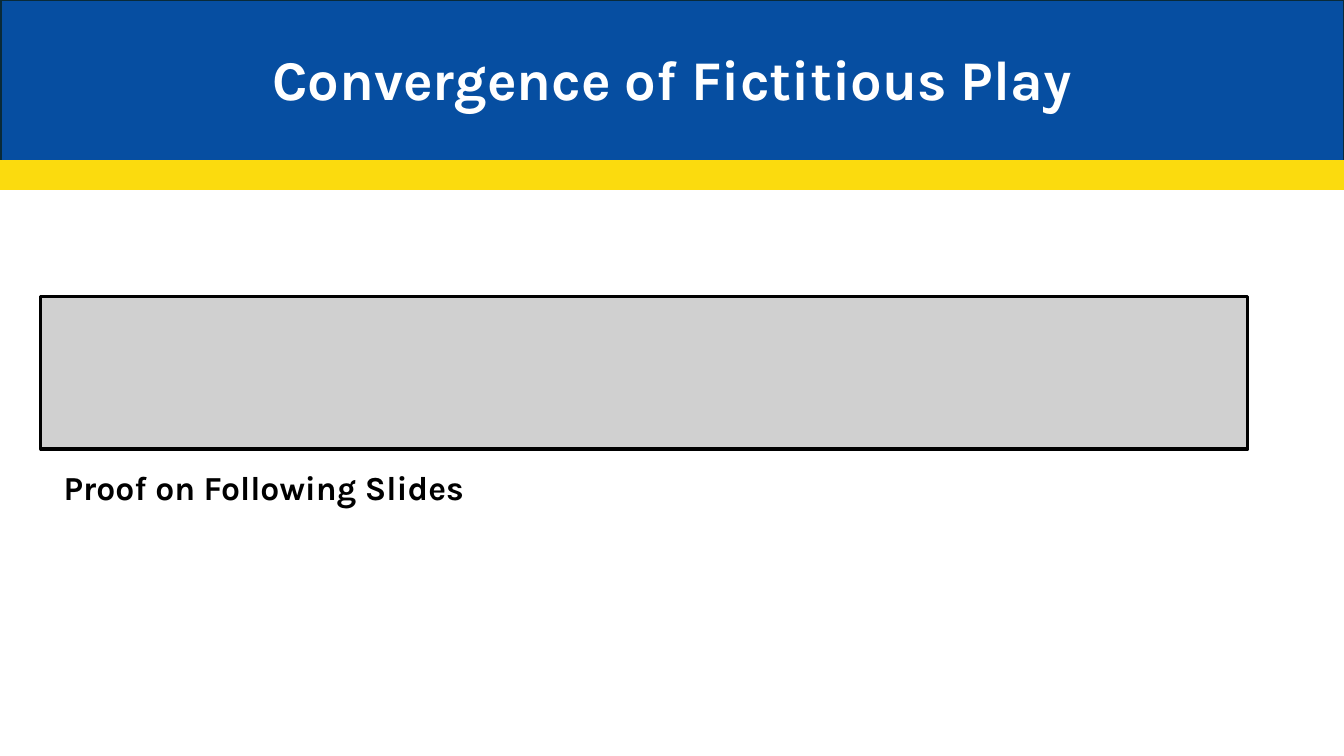
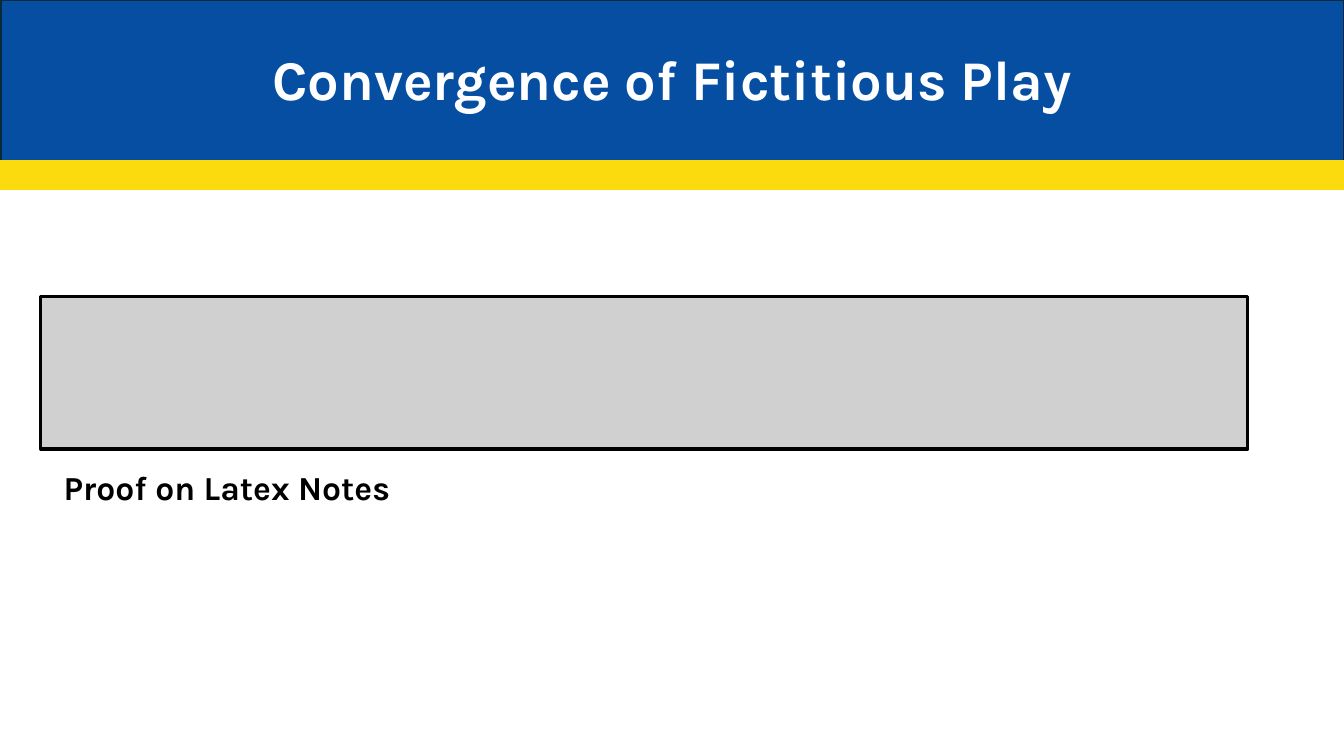
Before and after one commit to JakeCisc210/Candidacy, a slide deck: slide 30 of Reading Course/Presentations/Game Theory Seven.pptx (slide 20 before the commit). Drawn at 1344x756 pixels with LibreOffice and Linux fonts; fonts in the diff are those of the drawing; grey boxes stand for pictures. Boxes give left, top, right and bottom in pixels: in the first picture for what was removed or moved away, otherwise in the second. Text is boxed around its words. In the diff, an @@ line names an element or a change of style, - is before the commit and + after.

Commit message:
PPT Updates

```diff
--- a/Reading Course/Presentations/Game Theory Seven.pptx
+++ b/Reading Course/Presentations/Game Theory Seven.pptx
@@ text at <box>64,476,390,501</box>: text changed @@
-Proof on Following Slides
+Proof on Latex Notes
```
Also in this commit, not shown: 1 other slide changed, 10 slides added, 2 slides removed.
